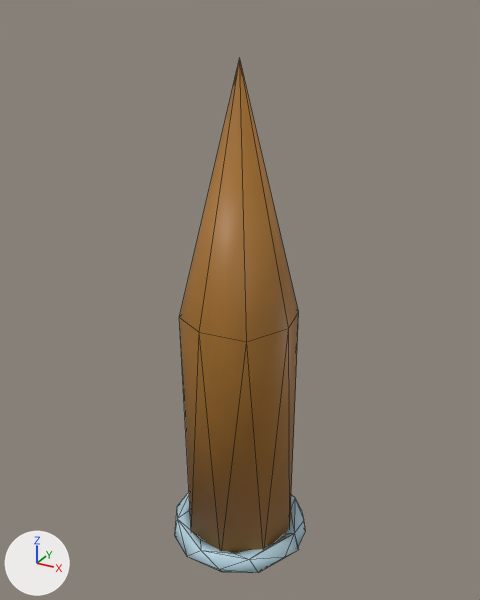
The FBX model Assets/Export/Environment/SM_bullet_round_LOD2.fbx as it was, and as the next commit left it.
The view is the same before and after, from a camera (50 mm lens) standing at (0.133, -0.242, 0.148) and looking at (-0.001, 0.003, 0.025). Arrows for +X, +Y and +Z are at lower left; the lights stay in place. The older version comes first. Mesh edges are drawn as thin lines.

The first picture shows 'SM_bullet_round_LOD2'.
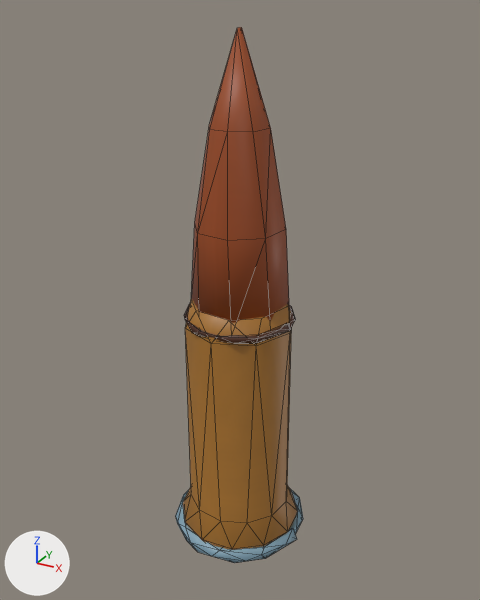
Changed parts and their boxes [x1, y1, x2, y2] in the pictures (480 x 600 px):
'SM_bullet_round_LOD2', reshaped
    before: [174, 58, 306, 573]
    after: [175, 27, 303, 563]
part 1 of me_brass_round_002, rebuilt (9% shorter)
    before: [174, 492, 306, 573]
    after: [175, 489, 303, 563]
part 2 of me_brass_round_002, rebuilt
    before: [179, 58, 299, 553]
    after: [183, 298, 298, 550]
part 3 of me_brass_round_002, added (brown)
    after: [184, 304, 295, 343]
part 4 of me_brass_round_002, added (brown)
    after: [191, 27, 289, 323]

What the commit changed:
me_brass_round_002 is used by ob_sm_bullet_round_lod2; location (0.0, 0.0, 0.0).
me_brass_round_002 had 71 vertices, 123 faces and spanned x -0.035..0.035, y -0.035..0.035, z -0.105..0.13.
me_brass_round_002 now has 196 vertices, 310 faces and spans x -0.033..0.033, y -0.033..0.033, z -0.106..0.141.
me_brass_round_002 part 1: the loose piece of 54 vertices spanning x -0.035..0.035, y -0.035..0.035, z -0.105..-0.095 is rebuilt with 65 vertices and now spans x -0.033..0.033, y -0.033..0.033, z -0.098..-0.092.
me_brass_round_002 part 2: the loose piece of 17 vertices spanning x -0.027..0.027, y -0.027..0.027, z -0.1..0.13 is rebuilt with 48 vertices and now spans x -0.03..0.03, y -0.03..0.03, z -0.1..0.027.
me_brass_round_002 part 3: a new loose piece of 47 vertices spanning x -0.025..0.026, y -0.025..0.025, z 0.017..0.021, in mat_m_riftsurface.
me_brass_round_002 part 4: a new loose piece of 26 vertices spanning x -0.021..0.021, y -0.021..0.021, z 0.02..0.141, in mat_m_riftsurface.
Other edits to the shape of me_brass_round_002 do not show in these pictures.
